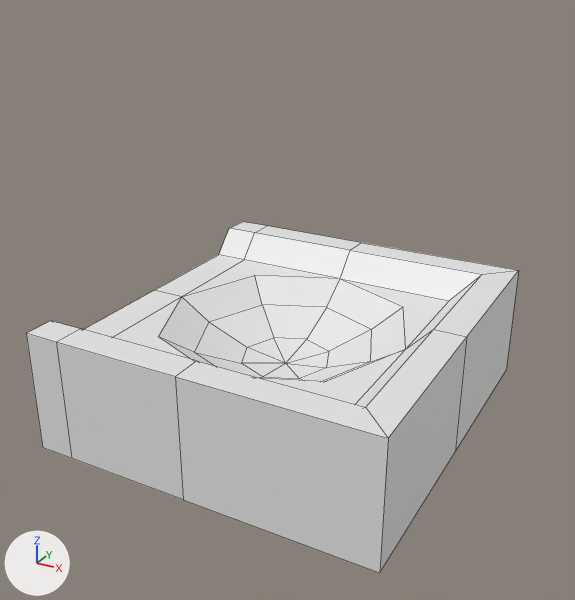
The FBX model Assets/Models/World Assets/Demo 3 - Puzzle Demo/Room 2/Ball Pit.fbx as it was, and as the next commit left it.
Before and after are seen from a 50 mm camera at (0.4009, -0.1868, 0.1304) aimed at (0.302, -0.0071, 0.0405). Lighting does not change. The marker at lower left points along +X, +Y and +Z. The first picture is the older version. Mesh edges are drawn as thin lines. Where no turn or scale is listed for an object, it has been applied to the vertices.

The first picture shows 'Ball Pit'.
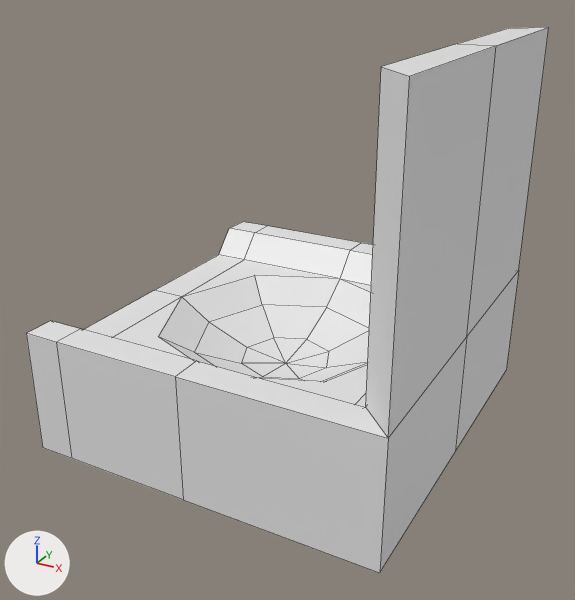
Boxes [x1, y1, x2, y2] around the edits, measured in the pictures (575 x 600 px):
'Ball Pit', reshaped (6% wider, 55% taller): before [26, 222, 519, 573]; after [26, 27, 549, 573]
part 1 of me_plane_006, built on: before [366, 270, 518, 438]; after [366, 27, 549, 438]

Patch to the scene script:
```diff
--- a/Assets/Models/World Assets/Demo 3 - Puzzle Demo/Room 2/Ball Pit.fbx.py
+++ b/Assets/Models/World Assets/Demo 3 - Puzzle Demo/Room 2/Ball Pit.fbx.py
@@ me_plane_006 @@
 # used by ob_ball_pit; location = (0.3193, 0.0, 0.0351)
 # verts and faces of me_plane_006; kept vertices keep their numbers, new ones are numbered from 59
 # before: 31 (0.0233, -0.0451, 0.0027) at pixel (365, 407), 32 (0.0233, 0.0, 0.0027) at pixel (433, 329), 33 (0.0233, 0.0451, 0.0027) at pixel (482, 274), 38 (0.0323, -0.0541, 0.0027) at pixel (388, 438), 39 (0.0323, 0.0, 0.0027) at pixel (466, 336)
 # before: 40 (0.0323, 0.0541, 0.0027) at pixel (518, 270)
-me_plane_006.from_pydata(...)  # 59 vertices, 56 faces; spans x -0.0701..0.0323, y -0.0541..0.0541, z -0.0332..0.0027
+me_plane_006.from_pydata(...)  # 65 vertices, 62 faces; spans x -0.0701..0.0323, y -0.0541..0.0541, z -0.0332..0.0756
+# me_plane_006 part 1
+delete_faces([(31, 38, 39, 32), (32, 39, 40, 33)])
+for new, old in zip([*range(59, 65)], [31, 32, 33, 38, 39, 40]): verts[new] = verts[old] + (0.0, 0.0, 0.0729)
+faces += [(39, 40, 64, 63), (31, 59, 60, 32), (59, 62, 63, 60), (60, 63, 64, 61), (33, 61, 64, 40), (32, 60, 61, 33)]
+faces += [(31, 38, 62, 59), (38, 39, 63, 62)]
```
